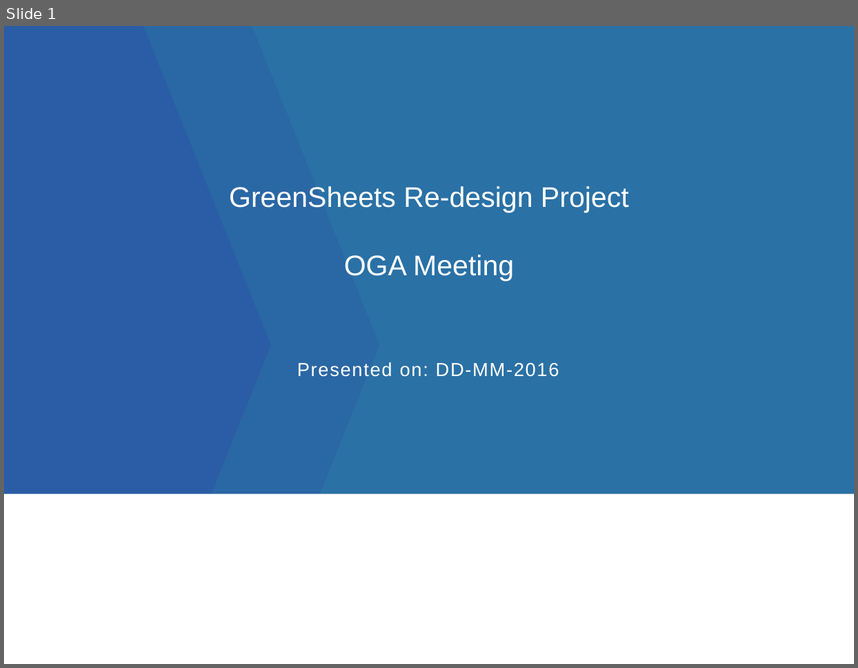
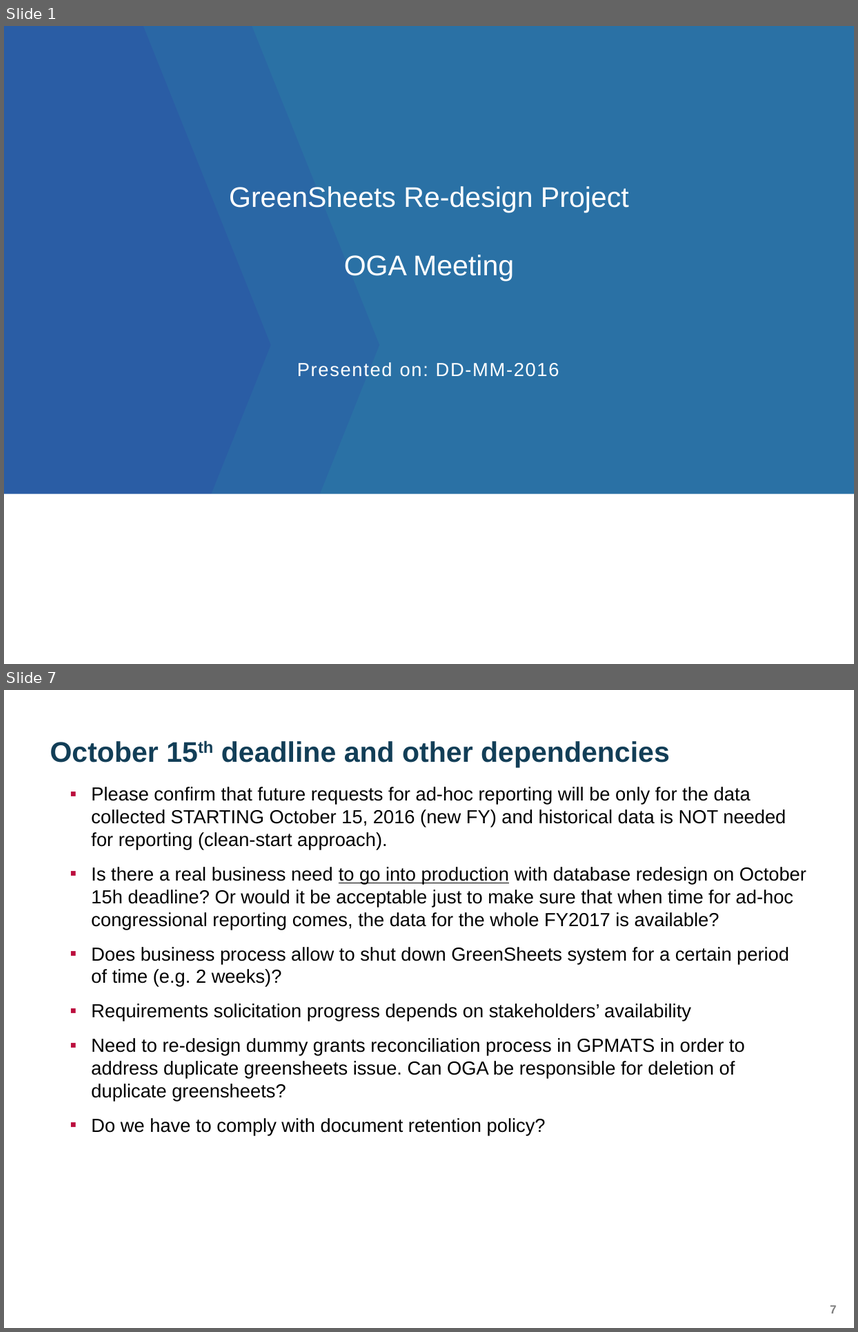
Before and after one commit to yaoh4/greensheets_classic, a slide deck: Requirements/Presentations/GreenSheets OGA presentation_version 1.pptx. Shown one above the other, each under a label of ours: slide 1 before the commit, slides 1 and 7 after it; the slides between them are not shown. The pictures are 858x668 and 858x1332 pixels, drawn with LibreOffice and Linux fonts; fonts in the diff are those of the drawing; background and template pictures are left out. Boxes give left, top, right and bottom in pixels: in the first picture for what was removed or moved away, otherwise in the second. Text is boxed around its words. In the diff, an @@ line names an element or a change of style, - is before the commit and + after.

```diff
--- a/Requirements/Presentations/GreenSheets OGA presentation_version 1.pptx
+++ b/Requirements/Presentations/GreenSheets OGA presentation_version 1.pptx
@@ slide 7 added at (4,690,854,1328), background #FFFFFF @@
@@ title added at (50,741,670,767), 24 pt, text #123E57, bold @@
+October 15th deadline and other dependencies
@@ text added at (91,787,806,1136), 16 pt, text #000000 @@
+  ▪ Please confirm that future requests for ad-hoc reporting will be only for the data collected STARTING October 15, 2016 (new FY) and historical data is NOT needed for reporting (clean-start approach).
+  ▪ Is there a real business need to go into production with database redesign on October 15h deadline? Or would it be acceptable just to make sure that when time for ad-hoc congressional reporting comes, the data for the whole FY2017 is available?
+  ▪ Does business process allow to shut down GreenSheets system for a certain period of time (e.g. 2 weeks)?
+  ▪ Requirements solicitation progress depends on stakeholders’ availability
+  ▪ Need to re-design dummy grants reconciliation process in GPMATS in order to address duplicate greensheets issue. Can OGA be responsible for deletion of duplicate greensheets?
+  ▪ Do we have to comply with document retention policy?
@@ page number added at (830,1305,837,1313), 10 pt, text #7F7F7F, bold @@
+7
```
Also in this commit, not shown: 4 slides changed, 3 other slides added, 10 slides removed.
